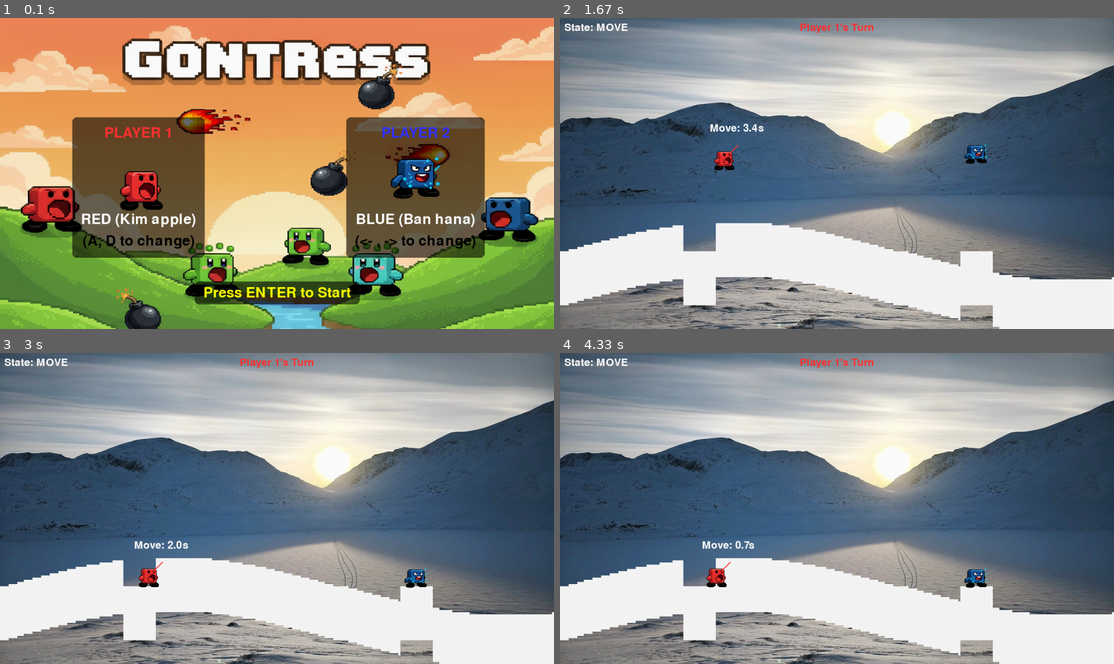
Above: before the commit, frames 1-4 (two rows, left to right).
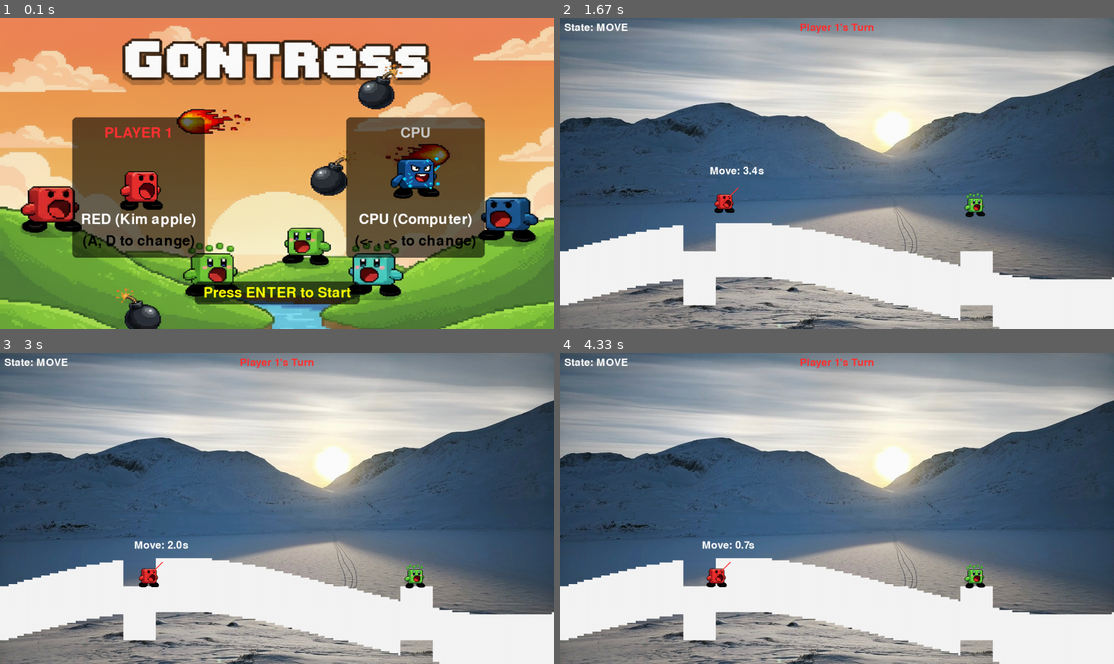
Above: after the commit, the same moments.

Repository: gonida1010/MyGame
Game: pygame game, started from Pygame_main.py
Two runs of this game, one before a commit and one after it. Both use one fixed random seed, a clock stepped at 60 frames per second and the inputs below.
Inputs:
- Up to frame 1 (0.1 s): no input
- Up to frame 2 (1.67 s): tap Enter at 0.33 s; hold D 0.67-1.13 s; hold D 1.17-1.63 s
- Up to frame 3 (3 s): hold A 1.67-2.2 s; hold A 2.23-2.63 s; hold D from 2.67 s (still down)
- Up to frame 4 (4.33 s): release D at 3.3 s; hold A 3.33-3.8 s; hold D 3.83-4.3 s

The runs differ from the first frame. In frame 1, 0.8% of the frame differs, in the area x 64-86%, y 34-68%; in frame 2, 1.0%, in the area x 27-78%, y 33-65%; in frame 3, 0.2%; in frame 4, 0.2%.

Commit message:
AI(컴퓨터)모드 추가

Diff:
--- a/Pygame_main.py
+++ b/Pygame_main.py
@@ -8,7 +8,7 @@
 SCREEN_WIDTH = 1280
 SCREEN_HEIGHT = 720
 FPS = 60
-GRAVITY = 0.1  # 중력세기 테스트중
+GRAVITY = 0.13  # 중력세기 테스트중
 PROJECTILE_VELOCITY = 10  # 발사 세기 (고정)
 
 # 색상 설정
@@ -33,7 +33,7 @@
 
 # 플레이어 클래스 설정
 class Player(pygame.sprite.Sprite):
-    def __init__(self, x, y, color, controls, char_type=1):
+    def __init__(self, x, y, color, controls, char_type=1, is_ai=False):
         super().__init__()
 
         size_red = (TILE_SIZE * 19, TILE_SIZE * 19)   # 예: (40, 40)
@@ -64,6 +64,7 @@
         self.char_type = char_type
         self.angle = 45  # 초기 발사 각도
         self.facing_right = True
+        self.is_ai = is_ai
 
         if self.char_type == 1:
             self.y_offset = -29  # 빨간색 캐릭터의 발 위치 오프셋
@@ -411,7 +412,7 @@
 
 # 메인 게임 로직 클래스 설정
 class Game:
-    def __init__(self, surface, p1_type, p2_type):
+    def __init__(self, surface, p1_type, p2_type, is_ai_p2):
         self.surface = surface
         self.clock = pygame.time.Clock()
         self.font = pygame.font.SysFont(None, 36)
@@ -447,19 +448,15 @@
         self.player_list = [
             Player(SCREEN_WIDTH // 4,
                    0,
-                   RED, player_1_controls, char_type=p1_type),
+                   RED, player_1_controls, char_type=p1_type, is_ai=False),
             Player(SCREEN_WIDTH * 3 // 4,
                    0,
-                   BLUE, player_2_controls, char_type=p2_type)
+                   BLUE, player_2_controls, char_type=p2_type, is_ai=is_ai_p2)
         ]
         self.players.add(self.player_list)
         for player in self.player_list:
             player.rect.top = 0
 
-        # player_height = self.player_list[0].rect.height
-
-        # ground_y_center = (MAP_HEIGHT * 3 // 4) * TILE_SIZE - (player_height // 2)
-
         self.projectiles = pygame.sprite.Group()
 
         self.turn_index = 0
@@ -472,7 +469,7 @@
 
         # 게이지 변수
         self.gauge_1_angle_speed = 2.4
-        self.gauge_2_speed = 8          # (속도를 고정값으로 변경, 8~10 추천)
+        self.gauge_2_speed = 5          # (속도를 고정값으로 변경, 8~10 추천)
         self.gauge_2_value = 0          # (0 부터 self.gauge_2_height 까지 움직임)
         self.gauge_2_height = 200       # 게이지의 '높이'
         self.gauge_2_direction = 1
@@ -483,6 +480,8 @@
         self.multi_shot_counter = 0
         self.multi_shot_angle = 0
 
+        self.ai_timer = 0 # [!!!] (추가) AI의 "생각" 시간을 위한 타이머
+
     def run(self):
         while True: # 게임 루프
             event_result = self.handle_events() # 이벤트 처리
@@ -508,106 +507,173 @@
                     print("재시작! 캐릭터 선택창으로 돌아갑니다...")
                     return 'RESTART'
 
-            # [2. 조준 1단계 (각도) 상태]
-            elif self.game_state == "AIM_1":
-                if event.type == pygame.KEYDOWN and event.key == self.current_player.controls['fire']:
-                    # 1단계 게이지 완료 -> 2단계로
-                    self.game_state = "AIM_2"
-                    self.state_timer = pygame.time.get_ticks() # 3초 타이머 시작
-                    self.gauge_2_value = 0
-                    self.gauge_2_direction = 1
-                    # 랜덤한 타겟 위치 설정 - 랜덤한 '타겟 값' (0 ~ 180)을 설정
-                    self.gauge_2_target_value = random.randint(0, self.gauge_2_height - self.gauge_2_target_height)
-
-            # [3. 조준 2단계 (보너스) 상태]
-            elif self.game_state == "AIM_2":
-                if event.type == pygame.KEYDOWN and event.key == self.current_player.controls['fire']:
-                    # 2단계 게이지 발사!
-                    # (indicator 두께 5 / 2)
-                    indicator_center = self.gauge_2_value + 2.5
-                    target_top = self.gauge_2_target_value
-                    target_bottom = self.gauge_2_target_value + self.gauge_2_target_height
-
-                    if target_top <= indicator_center <= target_bottom:
-                        self.bonus_shot = True
-                        print("SKILL SHOT!")
-                    else:
-                        self.bonus_shot = False
-                        print("실패!")
-
-                    self.fire_projectile()
+            # AI가 아닐 때만 키 입력을 받음
+            if not self.current_player.is_ai:
+
+                # [2. 조준 1단계 (각도) 상태]
+                if self.game_state == "AIM_1":
+                    if event.type == pygame.KEYDOWN and event.key == self.current_player.controls['fire']:
+                        # 1단계 게이지 완료 -> 2단계로
+                        self.game_state = "AIM_2"
+                        self.state_timer = pygame.time.get_ticks() # 3초 타이머 시작
+                        self.gauge_2_value = 0
+                        self.gauge_2_direction = 1
+                        # 랜덤한 타겟 위치 설정 - 랜덤한 '타겟 값' (0 ~ 180)을 설정
+                        self.gauge_2_target_value = random.randint(0, self.gauge_2_height - self.gauge_2_target_height)
+
+                # [3. 조준 2단계 (보너스) 상태]
+                elif self.game_state == "AIM_2":
+                    if event.type == pygame.KEYDOWN and event.key == self.current_player.controls['fire']:
+                        # 2단계 게이지 발사!
+                        # (indicator 두께 5 / 2)
+                        indicator_center = self.gauge_2_value + 2.5
+                        target_top = self.gauge_2_target_value
+                        target_bottom = self.gauge_2_target_value + self.gauge_2_target_height
+
+                        if target_top <= indicator_center <= target_bottom:
+                            self.bonus_shot = True
+                            print("SKILL SHOT!")
+                        else:
+                            self.bonus_shot = False
+                            print("실패!")
+
+                        self.fire_projectile()
 
         keys = pygame.key.get_pressed()
 
-
-        # 이동 속도 조절(느리게 설정함)
-        if self.game_state == "MOVE":
+        if self.game_state == "MOVE" and not self.current_player.is_ai:
             if keys[self.current_player.controls['left']]:
                 self.current_player.move(-1, self.terrain)
             if keys[self.current_player.controls['right']]:
                 self.current_player.move(1, self.terrain)
 
-        return None   # 신호 없으면 게임 계속 진행하기
+        return None
+
+# [Game 클래스 내부]
 
     def update(self):
         current_time = pygame.time.get_ticks()
 
+        # AI의 "뇌" 로직
+        if self.current_player.is_ai and self.game_state != "FIRE":
+
+            # AI가 "생각"하는 시간 (예: 1초)
+            if current_time - self.ai_timer > 1000: # 1초마다 한 번씩 결정
+
+                if self.game_state == "MOVE":
+                    print("AI: 이동 종료. 조준 시작.")
+                    self.game_state = "AIM_1"
+                    self.ai_timer = current_time # 타이머 리셋
+
+                elif self.game_state == "AIM_1":
+
+                    # 1. 목표(P1) 위치 확인
+                    human_player = self.player_list[0]
+                    target_x = human_player.rect.centerx
+                    target_y = human_player.rect.centery
+
+                    # 2. AI와 P1 사이의 거리(dx, dy) 계산
+                    dx = target_x - self.current_player.rect.centerx
+                    dy = target_y - self.current_player.rect.centery # (dy가 양수 = P1이 더 낮음)
+
+                    # 3. P1을 향한 '직선' 각도 계산 (라디안 -> 각도)
+                    # math.atan2는 (y, x) 순서. (y는 위로 갈수록 +여야 하므로 -dy 사용)
+                    base_angle_rad = math.atan2(-dy, dx)
+                    base_angle_deg = math.degrees(base_angle_rad)
+
+                    # 4. 방향 설정 (atan2가 0~180, 0~-180 범위를 반환하므로 보정)
+                    if dx < 0: # P1이 왼쪽에 있을 때
+                        self.current_player.facing_right = False
+                        base_angle_deg = 180 - base_angle_deg # Pygame 각도(0~180)로 변환
+                    else: # P1이 오른쪽에 있을 때
+                        self.current_player.facing_right = True
+                        # (base_angle_deg는 0~90이므로 그대로 사용)
+
+                    # 5. [!!!] 명중률 설정 (오차 값) [!!!]
+                    # 중력을 무시한 각도에 '무작위 오차'를 더해 명중률 조절
+                    # (숫자가 클수록 AI가 더 부정확하게 쏩니다)
+                    ACCURACY_ERROR_DEGREES = 15 # (예: -15 ~ +15도 오차)
+
+                    ai_angle = base_angle_deg + random.randint(-ACCURACY_ERROR_DEGREES, ACCURACY_ERROR_DEGREES)
+
+                    # 각도가 0~180을 벗어나지 않도록 보정
+                    ai_angle = max(5, min(ai_angle, 175)) # (너무 낮거나 높지 않게 5~175로 제한)
+
+                    self.current_player.angle = ai_angle
+                    print(f"AI: P1 조준 (기본각: {base_angle_deg:.0f}, 최종각: {ai_angle:.0f})")
+                    self.game_state = "AIM_2"
+                    self.ai_timer = current_time
+
+                    # (이하 AI 2단계 게이지 타이머 설정은 동일)
+                    self.state_timer = current_time
+                    self.gauge_2_value = 0
+                    self.gauge_2_direction = 1
+                    self.gauge_2_target_value = random.randint(0, self.gauge_2_height - self.gauge_2_target_height)
+                    # --- (AI 조준 로직 끝) ---
+
+                elif self.game_state == "AIM_2":
+                    print("AI: 발사!")
+                    if random.random() < 0.3:
+                        self.bonus_shot = True
+                        print("AI: SKILL SHOT!")
+                    else:
+                        self.bonus_shot = False
+
+                    self.fire_projectile()
+        # --- (AI 로직 끝) ---
+
+
         # 상태별 업데이트 로직
         if self.game_state == "MOVE":
-            if current_time - self.state_timer > self.move_time_limit:
-                # 5초 이동 시간 종료 -> 조준 1단계 시작
+            # AI가 아닐 때만 시간 초과
+            if not self.current_player.is_ai and (current_time - self.state_timer > self.move_time_limit):
                 self.game_state = "AIM_1"
-                self.current_player.angle = 45 # 각도 초기화
+                self.current_player.angle = 45
 
         elif self.game_state == "AIM_1":
-            # 1단계 게이지: 각도 조절
-            self.current_player.angle += self.gauge_1_angle_speed
-            if self.current_player.angle > 180 or self.current_player.angle < 0:
-                self.gauge_1_angle_speed *= -1
+            # AI가 아닐 때만 각도 조절
+            if not self.current_player.is_ai:
+                self.current_player.angle += self.gauge_1_angle_speed
+                if self.current_player.angle > 180 or self.current_player.angle < 0:
+                    self.gauge_1_angle_speed *= -1
 
         elif self.game_state == "AIM_2":
-            # 3초 시간 초과 시 실패하고 1발만 발사
-            if current_time - self.state_timer > self.aim_2_time_limit:
+            # AI가 아닐 때만 시간 초과
+            if not self.current_player.is_ai and (current_time - self.state_timer > self.aim_2_time_limit):
                 self.bonus_shot = False
                 self.multi_shot_counter = 0
                 self.multi_shot_angle = 0
                 print("Time over!")
                 self.fire_projectile()
-            else:
-                # 2단계 게이지: 상하 이동
+
+            # (수정) AI가 아닐 때만 게이지 이동
+            if not self.current_player.is_ai:
                 self.gauge_2_value += self.gauge_2_speed * self.gauge_2_direction
 
-                # 게이지 값이 0~200 사이를 벗어나지 않게
                 if self.gauge_2_value <= 0 or self.gauge_2_value >= self.gauge_2_height:
                     self.gauge_2_direction *= -1
-                    # 경계값 보정
                     self.gauge_2_value = max(0, min(self.gauge_2_value, self.gauge_2_height))
 
         elif self.game_state == "FIRE":
             if len(self.projectiles) == 0:
-                # 1. 쏠 발사 횟수가 1발보다 많이 남았는지 확인
                 if self.multi_shot_counter > 1:
                     print(f"연속 발사: {self.multi_shot_counter - 1}발 남음")
                     self.multi_shot_counter -= 1
-                    # (딜레이를 살짝 주려면 여기에 타이머를 추가할 수 있음)
                     self.fire_single_projectile(self.multi_shot_angle)
 
-                # 2. 쏠 발사 횟수가 1발(이거나 0발)이면 턴 종료
                 else:
-                    self.multi_shot_counter = 0 # 카운터 초기화
-                    self.next_turn() # 턴 넘기기
+                    self.multi_shot_counter = 0
+                    self.next_turn()
 
         # 공통 업데이트
         self.players.update(self.terrain)
 
         new_projectiles_list = []
         for proj in self.projectiles:
-            # update가 새 발사체 리스트를 반환할 수 있음 (Green 스킬)
             new_projs = proj.update(self.terrain, self.players)
             if new_projs:
                 new_projectiles_list.extend(new_projs)
 
-        # (루프가 끝난 후) 새로 생성된 발사체들을 메인 그룹에 추가
         if new_projectiles_list:
             self.projectiles.add(new_projectiles_list)
 
@@ -615,7 +681,7 @@
         for player in self.player_list:
             if player.rect.top > SCREEN_HEIGHT:
                 self.game_state = "GAMEOVER"
-                self.winner = self.player_list[1 - self.player_list.index(player)] # 상대방이 승리
+                self.winner = self.player_list[1 - self.player_list.index(player)]
                 print(f"{self.winner.color} 승리!")
 
     def fire_projectile(self):
@@ -659,7 +725,13 @@
         self.current_player = self.player_list[self.turn_index]
         self.game_state = "MOVE"
         self.state_timer = pygame.time.get_ticks() # 5초 이동 타이머 시작
+
+        # (추가) 새로 온 턴이 AI 턴이라면, AI 타이머 리셋
+        if self.current_player.is_ai:
+            self.ai_timer = pygame.time.get_ticks()
+
         print(f"플레이어 {self.turn_index + 1} 턴 시작")
+
 
     # 화면에 출력되는 함수
     def draw(self):
@@ -760,20 +832,31 @@
     preview_size1 = (200, 200) # 선택창에 보여줄 이미지 크기 (조절 가능)
     preview_size2 = (120, 120) # 선택창에 보여줄 이미지 크기 (조절 가능)
     preview_size3 = (200, 200) # 선택창에 보여줄 이미지 크기 (조절 가능)
+
+    # (수정) 4번 CPU 이미지 (파란색 재활용)
     char_images = {
         1: pygame.transform.scale(p1_img, preview_size1),
         2: pygame.transform.scale(p2_img, preview_size2),
-        3: pygame.transform.scale(p3_img, preview_size3)
+        3: pygame.transform.scale(p3_img, preview_size3),
+        4: pygame.transform.scale(p2_img, preview_size2)
     }
 
-    font_large = pygame.font.SysFont(None, 72)
-    font_small = pygame.font.SysFont(None, 48)
+    # 폰트 로딩 방식을 SysFont로 되돌립니다
+    try:
+        font_large = pygame.font.SysFont(None, 72)
+        font_small = pygame.font.SysFont(None, 48)
+    except Exception as e:
+        print(f"폰트 로드 실패! {e}")
+        # (SysFont는 거의 항상 성공하므로 이 코드는 예방용입니다)
+        pygame.quit()
+        sys.exit()
+    # ---------------------------------------------------
 
     p1_choice = 1 # 1: Red, 2: Blue, 3: Green
-    p2_choice = 2
-
-    char_names = {1: "RED (Kim apple)", 2: "BLUE (Ban hana)", 3: "GREEN (Lee Melon)"}
-    char_colors = {1: RED, 2: BLUE, 3: GREEN}
+    p2_choice = 4
+
+    char_names = {1: "RED (Kim apple)", 2: "BLUE (Ban hana)", 3: "GREEN (Lee Melon)", 4: "CPU (Computer)"}
+    char_colors = {1: RED, 2: BLUE, 3: GREEN, 4: (200, 200, 200)}
 
     while True:
         for event in pygame.event.get():
@@ -788,13 +871,19 @@
 
                 # P2 선택 (왼쪽, 오른쪽 화살표)
                 if event.key == pygame.K_LEFT:
-                    p2_choice = (p2_choice - 2) % 3 + 1
+                    p2_choice = (p2_choice - 2) % 4 + 1
                 if event.key == pygame.K_RIGHT:
-                    p2_choice = (p2_choice % 3) + 1
-
-                # 게임 시작 (Enter 또는 스페이스)
+                    p2_choice = (p2_choice % 4) + 1
+
                 if event.key == pygame.K_RETURN or event.key == pygame.K_SPACE:
-                    return (p1_choice, p2_choice)
+                    p2_is_ai = (p2_choice == 4)
+
+                    if p2_is_ai:
+                        p2_char_type = random.randint(1, 3)
+                    else:
+                        p2_char_type = p2_choice
+
+                    return (p1_choice, p2_char_type, p2_is_ai)
 
         # 배경 이미지 그리기
         if main_background_image:
@@ -802,6 +891,7 @@
         else:
             screen.fill(GRAY)
 
+        # (타이틀 주석 처리)
         # title_text = font_large.render("CHOOSE YOUR CHARACTER", True, WHITE)
         # screen.blit(title_text, (SCREEN_WIDTH // 2 - title_text.get_width() // 2, 100))
 
@@ -812,25 +902,14 @@
         p1_controls = font_small.render("(A, D to change)", True, BLACK)
 
         # 2. 반투명 박스 계산
-        # (텍스트와 이미지 중 가장 넓은 것을 기준으로)
-        box_width = max(p1_title.get_width(),
-                        p1_preview_image.get_width(),
-                        p1_name.get_width(),
-                        p1_controls.get_width()) + 40
-
-        # (Y좌표를 기준으로 높이 계산)
-        top_y = 250  # P1 Title Y
-        bottom_y = 500 + p1_controls.get_height() # Controls Y + Controls Height
-
-        padding = 20 # 상/하 여백
+        box_width = max(p1_title.get_width(), p1_preview_image.get_width(), p1_name.get_width(), p1_controls.get_width()) + 40
+        top_y = 250
+        bottom_y = 500 + p1_controls.get_height()
+        padding = 20
         box_y = top_y - padding
-        box_height = (bottom_y + padding) - box_y # (수정) 실제 콘텐츠 높이에 맞춤
-
-        # 반투명 표면 생성 (SRCALPHA가 중요)
+        box_height = (bottom_y + padding) - box_y
         transparent_surface = pygame.Surface((box_width, box_height), pygame.SRCALPHA)
-        pygame.draw.rect(transparent_surface, (0, 0, 0, 150), transparent_surface.get_rect(), border_radius=10) # 검정색, 투명도 150
-
-        # 박스 중앙 정렬
+        pygame.draw.rect(transparent_surface, (0, 0, 0, 150), transparent_surface.get_rect(), border_radius=10)
         box_x = SCREEN_WIDTH // 4 - box_width // 2
         screen.blit(transparent_surface, (box_x, box_y))
 
@@ -842,31 +921,20 @@
 
 
         # 1. P2 정보 미리 정의 (텍스트, 이미지)
-        p2_title = font_small.render("PLAYER 2", True, char_colors[p2_choice])
+        p2_title = font_small.render("PLAYER 2" if p2_choice != 4 else "CPU", True, char_colors[p2_choice]) # [!!!] (수정) P2 또는 CPU
         p2_preview_image = char_images[p2_choice]
         p2_name = font_small.render(char_names[p2_choice], True, WHITE)
         p2_controls = font_small.render("(<- , -> to change)", True, BLACK)
 
         # 2. 반투명 박스 계산
-        # (텍스트와 이미지 중 가장 넓은 것을 기준으로)
-        box_width_p2 = max(p2_title.get_width(),
-                           p2_preview_image.get_width(),
-                           p2_name.get_width(),
-                           p2_controls.get_width()) + 40
-
-        # (Y좌표를 기준으로 높이 계산)
-        top_y_p2 = 250  # P2 Title Y
-        bottom_y_p2 = 500 + p2_controls.get_height() # Controls Y + Controls Height
-
-        padding_p2 = 20 # 상/하 여백
+        box_width_p2 = max(p2_title.get_width(), p2_preview_image.get_width(), p2_name.get_width(), p2_controls.get_width()) + 40
+        top_y_p2 = 250
+        bottom_y_p2 = 500 + p2_controls.get_height()
+        padding_p2 = 20
         box_y_p2 = top_y_p2 - padding_p2
         box_height_p2 = (bottom_y_p2 + padding_p2) - box_y_p2
-
-        # 반투명 표면 생성
         transparent_surface_p2 = pygame.Surface((box_width_p2, box_height_p2), pygame.SRCALPHA)
-        pygame.draw.rect(transparent_surface_p2, (0, 0, 0, 150), transparent_surface_p2.get_rect(), border_radius=10) # 검정색, 투명도 150
-
-        # 박스 중앙 정렬 (P2 위치 기준)
+        pygame.draw.rect(transparent_surface_p2, (0, 0, 0, 150), transparent_surface_p2.get_rect(), border_radius=10)
         box_x_p2 = (SCREEN_WIDTH * 3 // 4) - box_width_p2 // 2
         screen.blit(transparent_surface_p2, (box_x_p2, box_y_p2))
 
@@ -876,21 +944,15 @@
         screen.blit(p2_name, (SCREEN_WIDTH * 3 // 4 - p2_name.get_width() // 2, 450))
         screen.blit(p2_controls, (SCREEN_WIDTH * 3 // 4 - p2_controls.get_width() // 2, 500))
 
-
         # 시작 안내
         start_text = font_small.render("Press ENTER to Start", True, YELLOW)
-
-        # 시작 안내 텍스트에도 반투명 박스 추가
         start_box_width = start_text.get_width() + 40
         start_box_height = start_text.get_height() + 20
         start_box_x = SCREEN_WIDTH // 2 - start_box_width // 2
         start_box_y = (SCREEN_HEIGHT - 100) - 10
-
         transparent_surface_start = pygame.Surface((start_box_width, start_box_height), pygame.SRCALPHA)
         pygame.draw.rect(transparent_surface_start, (0, 0, 0, 150), transparent_surface_start.get_rect(), border_radius=10)
         screen.blit(transparent_surface_start, (start_box_x, start_box_y))
-
-        # 시작 안내 텍스트 그리기
         screen.blit(start_text, (SCREEN_WIDTH // 2 - start_text.get_width() // 2, SCREEN_HEIGHT - 100))
 
         pygame.display.flip()
@@ -910,11 +972,12 @@
         if choices == 'QUIT':
             break
 
-        p1_type, p2_type = choices
+        # ai 컴퓨터 선택에 추가함
+        p1_type, p2_type, p2_is_ai = choices
 
         # 2. 게임 시작 (선택된 캐릭터로)
-        game = Game(screen, p1_type, p2_type)
-        game_status = game.run() # 게임 한 판 실행
+        game = Game(screen, p1_type, p2_type, p2_is_ai)
+        game_status = game.run()
 
         if game_status == 'QUIT':
             break # 전체 게임 종료
Not shown, added: README.md
